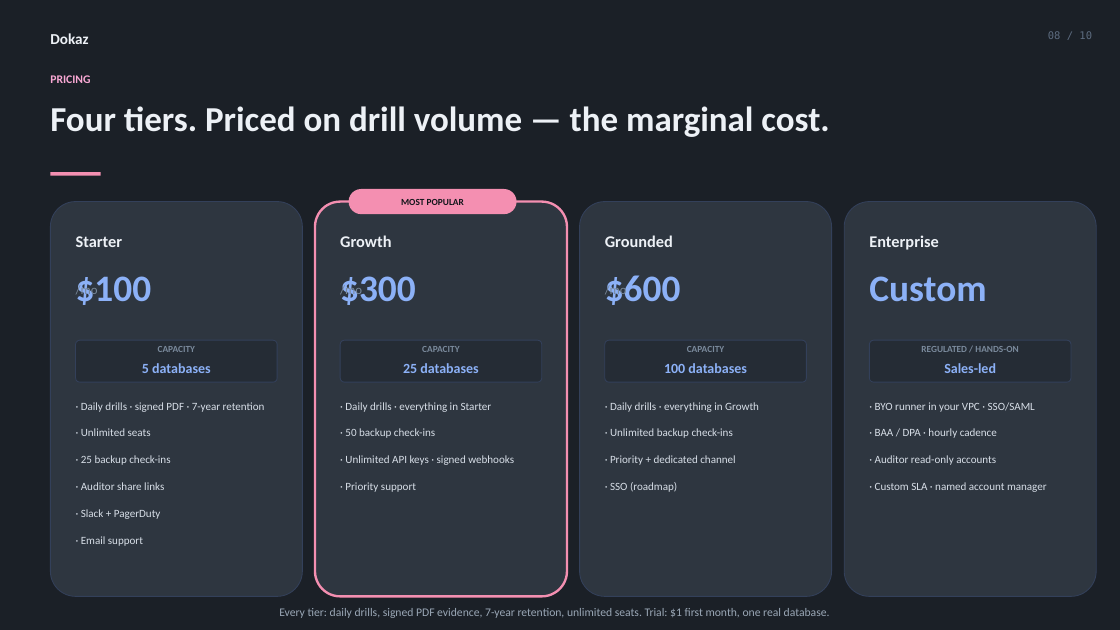
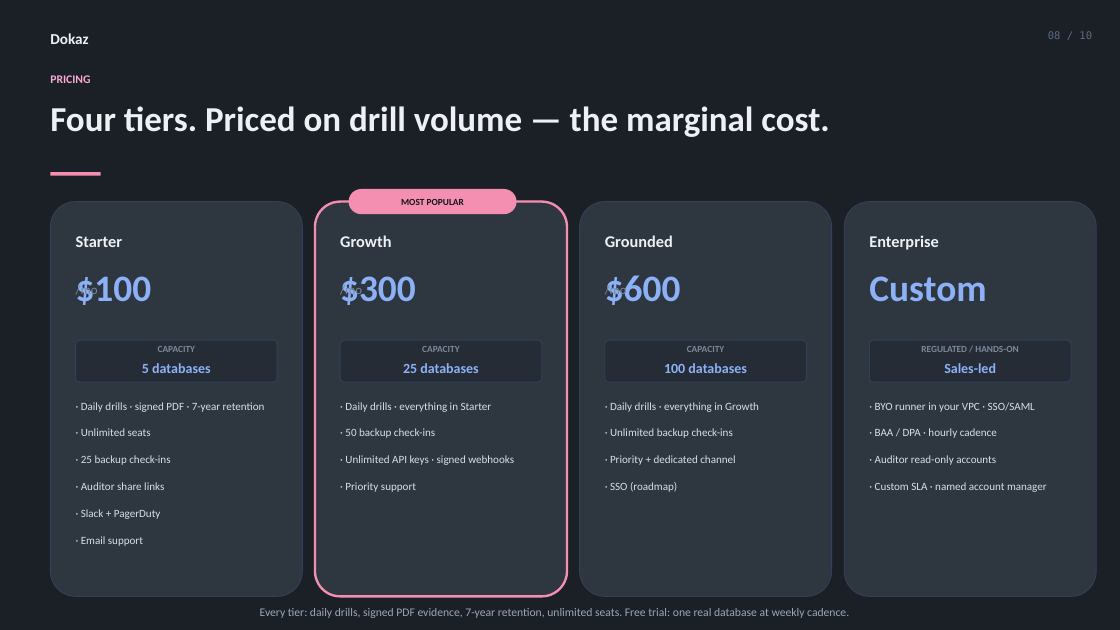
Before and after one commit to PreShotCome/Dokas, a slide deck: slide 8 of docs/presentations/Dokaz_Investor_Deck.pptx. Drawn at 1120x630 pixels with LibreOffice and Linux fonts; fonts in the diff are those of the drawing. Boxes give left, top, right and bottom in pixels: in the first picture for what was removed or moved away, otherwise in the second. Text is boxed around its words. In the diff, an @@ line names an element or a change of style, - is before the commit and + after.

```diff
--- a/docs/presentations/Dokaz_Investor_Deck.pptx
+++ b/docs/presentations/Dokaz_Investor_Deck.pptx
@@ text at bbox=[260, 608, 849, 618]: text changed @@
-Every tier: daily drills, signed PDF evidence, 7-year retention, unlimited seats. Trial: $1 first month, one real database.
+Every tier: daily drills, signed PDF evidence, 7-year retention, unlimited seats. Free trial: one real database at weekly cadence.
```
Also in this commit, not shown: 1 other slide changed, 10 other files.
